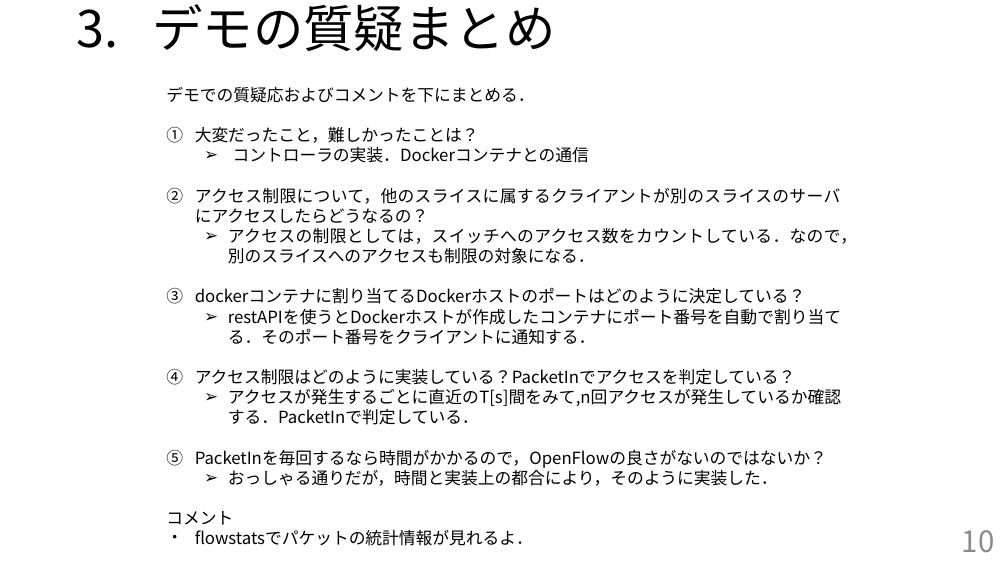
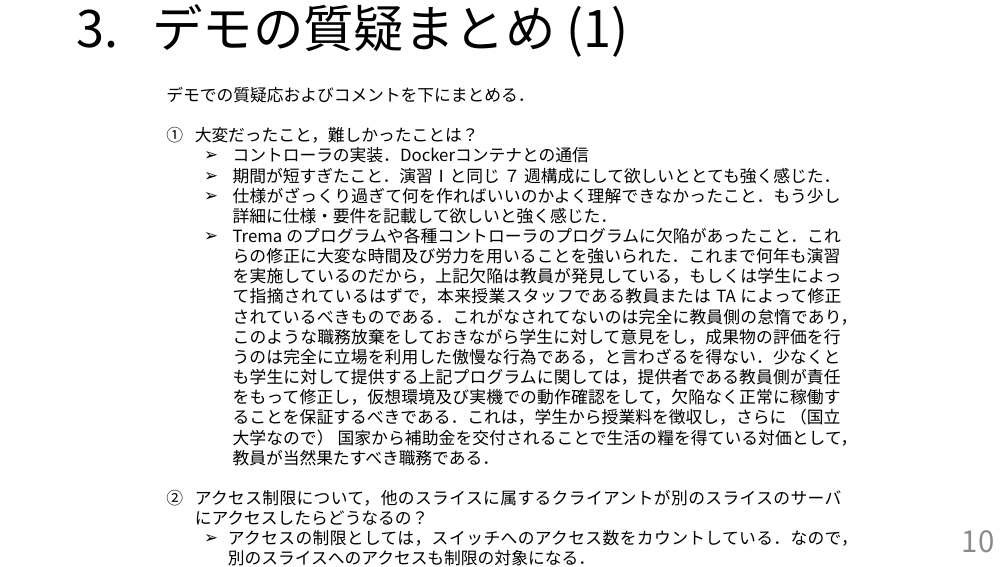
Before and after one commit to handai-trema/IaaS-team-1, a slide deck: slide 10 of FinalReport_team1.pptx. Drawn at 1008x567 pixels with LibreOffice and Linux fonts; fonts in the diff are those of the drawing. Boxes give left, top, right and bottom in pixels: in the first picture for what was removed or moved away, otherwise in the second. Text is boxed around its words. In the diff, an @@ line names an element or a change of style, - is before the commit and + after.

Commit message:
質疑まとめの追記

```diff
--- a/FinalReport_team1.pptx
+++ b/FinalReport_team1.pptx
@@ text at [152, 4, 629, 57]: text changed @@
-3. デモの質疑まとめ
+3. デモの質疑まとめ (1)
@@ text at [233, 168, 858, 466]: paragraphs added @@
+  ➢ 期間が短すぎたこと．演習Ⅰと同じ ７ 週構成にして欲しいととても強く感じた．
+  ➢ 仕様がざっくり過ぎて何を作ればいいのかよく理解できなかったこと．もう少し詳細に仕様・要件を記載して欲しいと強く感じた．
+  ➢ Trema のプログラムや各種コントローラのプログラムに欠陥があったこと．これらの修正に大変な時間及び労力を用いることを強いられた．これまで何年も演習を実施しているのだから，上記欠陥は教員が発見している，もしくは学生によって指摘されているはずで，本来授業スタッフである教員または TA によって修正されているべきものである．これがなされてないのは完全に教員側の怠惰であり，このような職務放棄をしておきながら学生に対して意見をし，成果物の評価を行うのは完全に立場を利用した傲慢な行為である，と言わざるを得ない．少なくとも学生に対して提供する上記プログラムに関しては，提供者である教員側が責任をもって修正し，仮想環境及び実機での動作確認をして，欠陥なく正常に稼働することを保証するべきである．これは，学生から授業料を徴収し，さらに （国立大学なので） 国家から補助金を交付されることで生活の糧を得ている対価として，教員が当然果たすべき職務である．
@@ text at [166, 287, 841, 546]: paragraphs removed @@
-3. dockerコンテナに割り当てるDockerホストのポートはどのように決定している？
-  ➢ restAPIを使うとDockerホストが作成したコンテナにポート番号を自動で割り当てる．そのポート番号をクライアントに通知する．
-4. アクセス制限はどのように実装している？PacketInでアクセスを判定している？
-  ➢ アクセスが発生するごとに直近のT[s]間をみて,n回アクセスが発生しているか確認する．PacketInで判定している．
-5. PacketInを毎回するなら時間がかかるので，OpenFlowの良さがないのではないか？
-  ➢ おっしゃる通りだが，時間と実装上の都合により，そのように実装した．
-コメント
-・ flowstatsでパケットの統計情報が見れるよ．
```
Also in this commit, not shown: 3 other slides changed, 1 slide added.
